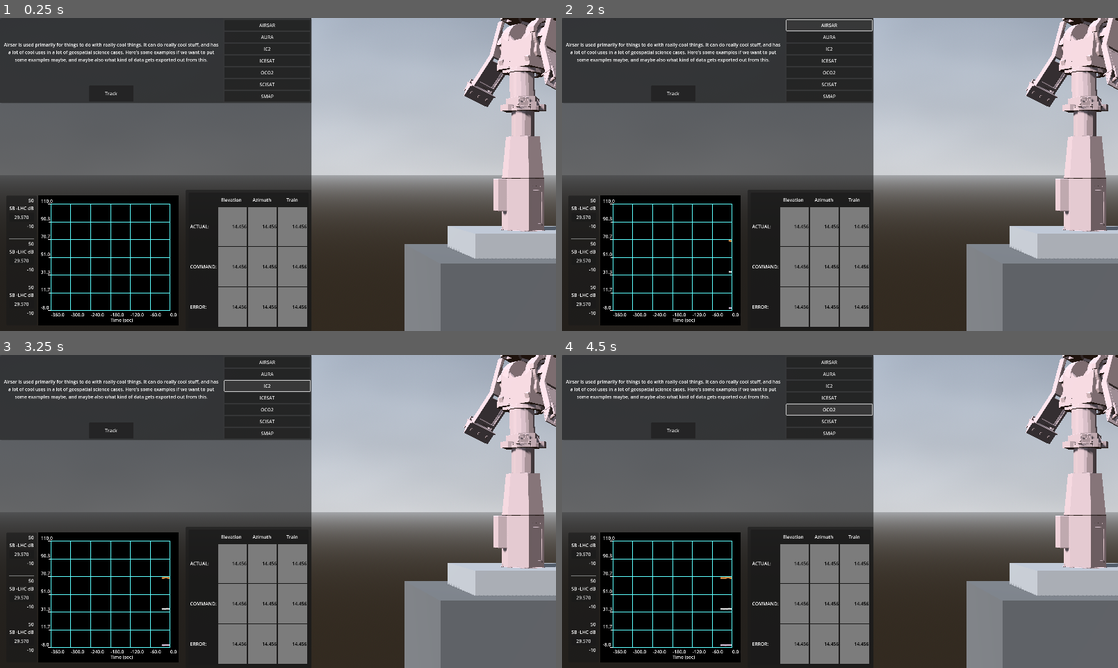
Above: before the commit, frames 1-4 (two rows, left to right).
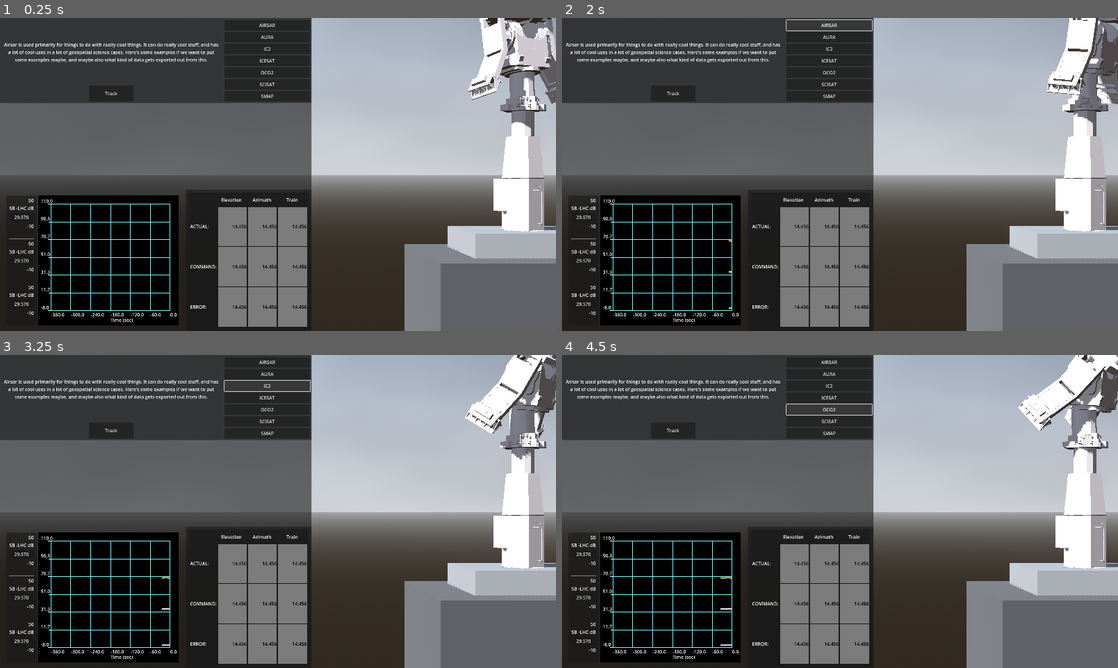
Above: after the commit, the same moments.

Repository: asfadmin/antenna-museum-exhibit
Game: Godot game, scene res://src/main.tscn
Two runs of this game, one before a commit and one after it. Both use one fixed random seed, a clock stepped at 60 frames per second and the inputs below.
Inputs:
- Up to frame 1 (0.25 s): no input
- Up to frame 2 (2 s): click "Track" at 0.5 s; click "AIRSAR" at 1.25 s
- Up to frame 3 (3.25 s): click "AURA" at 2 s; click "IC2" at 2.75 s
- Up to frame 4 (4.5 s): click "ICESAT" at 3.5 s; click "OCO2" at 4.25 s

The runs differ from the first frame. In frame 1, 6.1% of the frame differs, in the area x 83-100%, y 0-69%; in frame 2, 6.1%; in frame 3, 5.9%; in frame 4, 6.1%.

Commit message:
feat: moving satellite dish

Diff:
--- a/exhibit-frontend/src/antenna/antenna.gd
+++ b/exhibit-frontend/src/antenna/antenna.gd
@@ -1 +1,16 @@
 extends Node3D
+
+
+@export var horizontal_rotation_node: Node3D
+@export var antenna_rotator_node: Node3D
+
+func _ready() -> void:
+    move_to(1,1,1)
+
+
+func move_to(elevation, azimuth, train):
+    # horizontal_rotation_node.rotate()
+    var tween = get_tree().create_tween()
+    # tween.tween_property(horizontal_rotation, 'rotation'
+    tween.tween_property(horizontal_rotation_node, "rotation", Vector3(0,deg_to_rad(230),0), 2)
+    tween.tween_property(antenna_rotator_node, "rotation", Vector3(deg_to_rad(-40),0,0), 2)
--- a/exhibit-frontend/src/antenna/antenna.tres
+++ b/exhibit-frontend/src/antenna/antenna.tres
@@ -1,4 +1,4 @@
 [gd_resource type="StandardMaterial3D" format=3 uid="uid://di20wulf2k62r"]
 
 [resource]
-albedo_color = Color(0.629442, 0.541009, 0.53898, 1)
+albedo_color = Color(0.875858, 0.831814, 0.830526, 1)
--- a/exhibit-frontend/src/antenna/antenna.tscn
+++ b/exhibit-frontend/src/antenna/antenna.tscn
@@ -13,8 +13,10 @@
 [ext_resource type="PackedScene" uid="uid://bdf8gvu1xau3i" path="res://assets/antenna_parts/4_-_R_Weight.glb" id="10_l16sl"]
 [ext_resource type="PackedScene" uid="uid://c5twodvirj3d5" path="res://assets/antenna_parts/5_-_L_Weight.glb" id="11_wi3du"]
 
-[node name="Antenna" type="Node3D"]
+[node name="Antenna" type="Node3D" node_paths=PackedStringArray("horizontal_rotation_node", "antenna_rotator_node")]
 script = ExtResource("1_nx3gt")
+horizontal_rotation_node = NodePath("Horizontal Rotator")
+antenna_rotator_node = NodePath("Horizontal Rotator/Antenna Rotator")
 
 [node name="0_-_Block" parent="." instance=ExtResource("2_2q8t5")]
 transform = Transform3D(1, 0, 0, 0, -4.37114e-08, -1, 0, 1, -4.37114e-08, 0, -7.86131, 0)
@@ -36,7 +38,7 @@
 material_override = ExtResource("2_7pgxy")
 
 [node name="Horizontal Rotator" type="Node3D" parent="."]
-transform = Transform3D(0.463095, 0, -0.886309, 0, 1, 0, 0.886309, 0, 0.463095, -0.317264, 16.8599, -2.97598)
+transform = Transform3D(1, 0, 0, 0, 1, 0, 0, 0, 1, -0.317264, 16.8599, -2.97598)
 
 [node name="3_-_Pivot_Point" parent="Horizontal Rotator" instance=ExtResource("5_2dns4")]
 transform = Transform3D(1, 0, 0, 0, -4.09782e-08, -1, 0, 1, -4.09782e-08, -0.173912, 5.30043, -0.56586)
@@ -45,10 +47,10 @@
 material_override = ExtResource("2_7pgxy")
 
 [node name="Antenna Rotator" type="Node3D" parent="Horizontal Rotator"]
-transform = Transform3D(1, 0, 0, 0, 0.978867, 0.204496, 0, -0.204496, 0.978867, 0, 6.11736, 0)
+transform = Transform3D(1, 0, 0, 0, 0.999418, 0.0340971, 0, -0.0340971, 0.999418, 0, 6.11736, 0)
 
 [node name="Weight Rotator" type="Node3D" parent="Horizontal Rotator/Antenna Rotator"]
-transform = Transform3D(1, 0, 0, 0, 1, 0, 0, 0, 1, 0, -6.11736, 0)
+transform = Transform3D(1, 0, 0, 0, 1, 0, 0, 0, 1, 0, -6.42502, 0)
 
 [node name="6_-_Dish_Connector" parent="Horizontal Rotator/Antenna Rotator/Weight Rotator" instance=ExtResource("6_lw6s6")]
 transform = Transform3D(1, 0, 0, 0, -4.37114e-08, -1, 0, 1, -4.37114e-08, -0.208233, 9.13718, -1.32583)
--- a/exhibit-frontend/src/main.tscn
+++ b/exhibit-frontend/src/main.tscn
@@ -1,12 +1,9 @@
-[gd_scene load_steps=14 format=3 uid="uid://d376paxrwxpt1"]
+[gd_scene load_steps=13 format=3 uid="uid://d376paxrwxpt1"]
 
 [ext_resource type="PackedScene" uid="uid://knpf8lihjx0u" path="res://src/button_kiosk/button_kiosk.tscn" id="1_5oyyh"]
 [ext_resource type="Script" uid="uid://nuwitqjnjsod" path="res://addons/orbit_camera/orbit_camera.gd" id="2_v2ihe"]
 [ext_resource type="PackedScene" uid="uid://cvfg2agde6b5d" path="res://src/plot_control/PlotControl.tscn" id="3_kylsy"]
 [ext_resource type="PackedScene" uid="uid://qjcn72nl6tvi" path="res://src/antenna/antenna.tscn" id="4_3cfgd"]
-
-[sub_resource type="CylinderMesh" id="CylinderMesh_yklx4"]
-height = 4.0
 
 [sub_resource type="FastNoiseLite" id="FastNoiseLite_1glr8"]
 offset = Vector3(0, 0, 8.55)
@@ -37,11 +34,6 @@
 bg_color = Color(0.223529, 0.223529, 0.223529, 0.380392)
 
 [node name="Main" type="Node3D"]
-
-[node name="SatelliteAntenna" type="MeshInstance3D" parent="."]
-transform = Transform3D(1, 0, 0, 0, 1, 0, 0, 0, 1, 0, 0.0805206, 0)
-visible = false
-mesh = SubResource("CylinderMesh_yklx4")
 
 [node name="WorldEnvironment" type="WorldEnvironment" parent="."]
 environment = SubResource("Environment_e7uxs")
Not shown, changed: exhibit-frontend/.gitignore
